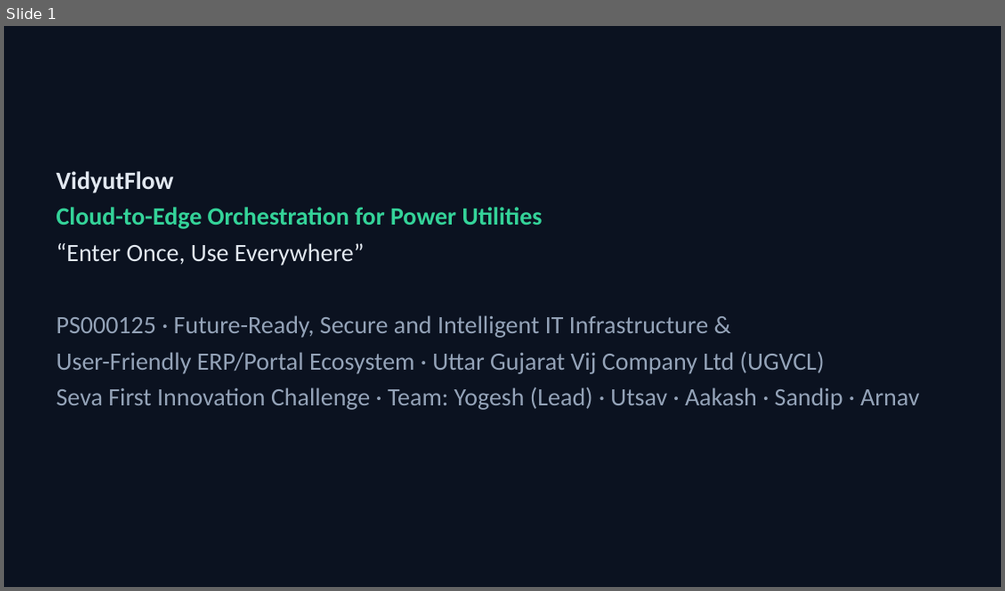
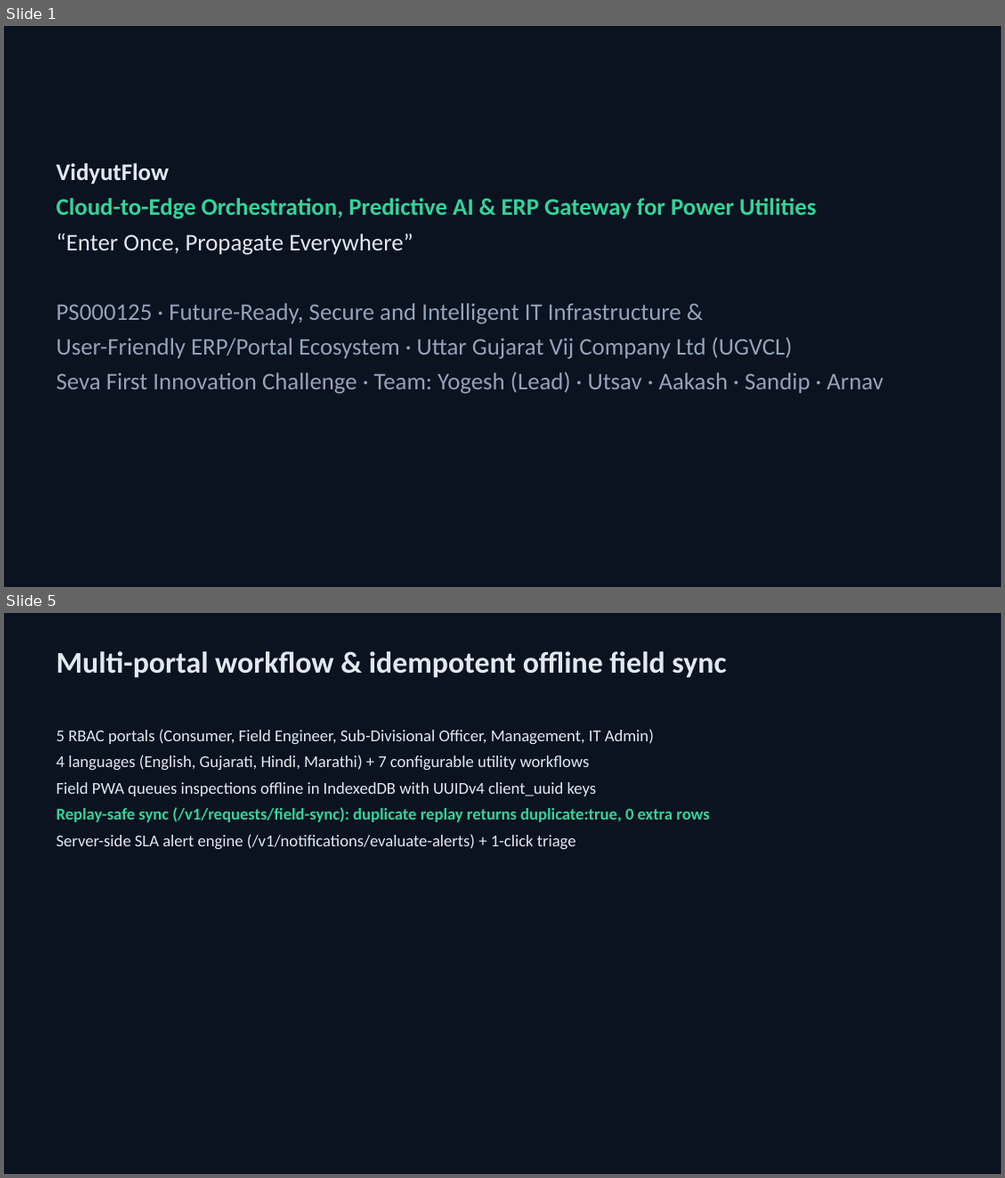
Before and after one commit to Yogeshsingh123-LAB/VidyutFlow, a slide deck: docs/deck/VidyutFlow_PS000125.pptx. Shown one above the other, each under a label of ours: slide 1 before the commit, slides 1 and 5 after it; the slides between them are not shown. The pictures are 1005x591 and 1005x1178 pixels, drawn with LibreOffice and Linux fonts; fonts in the diff are those of the drawing. Boxes give left, top, right and bottom in pixels: in the first picture for what was removed or moved away, otherwise in the second. Text is boxed around its words. In the diff, an @@ line names an element or a change of style, - is before the commit and + after.

```diff
--- a/docs/deck/VidyutFlow_PS000125.pptx
+++ b/docs/deck/VidyutFlow_PS000125.pptx
@@ slide 5 added at <box>4,613,1001,1174</box>, background #0B1220 @@
@@ text added at <box>57,651,726,678</box>, 29 pt, text #E2E8F0, bold @@
+Multi-portal workflow & idempotent offline field sync
@@ text added at <box>57,729,710,849</box>, 16 pt, text #E2E8F0 @@
+5 RBAC portals (Consumer, Field Engineer, Sub-Divisional Officer, Management, IT Admin)
+4 languages (English, Gujarati, Hindi, Marathi) + 7 configurable utility workflows
+Field PWA queues inspections offline in IndexedDB with UUIDv4 client_uuid keys
+Replay-safe sync (/v1/requests/field-sync): duplicate replay returns duplicate:true, 0 extra rows
+Server-side SLA alert engine (/v1/notifications/evaluate-alerts) + 1-click triage
@@ slide 1 changed as well @@
@@ text "VidyutFlow": place and size @@
-text "VidyutFlow" at <box>57,171,919,410</box>
+text "VidyutFlow" at <box>57,163,882,394</box>
@@ text at <box>57,163,882,394</box>: size 24 to 23 pt in "VidyutFlow", "PS000125 · Future-Ready, Secure and Intelligent IT ...", "User-Friendly ERP/Portal Ecosystem · Uttar Gujarat Vij ...", "Seva First Innovation Challenge · Team: Yogesh ..." @@
@@ text at <box>57,198,816,255</box>: text changed; size 24 to 23 pt @@
-Cloud-to-Edge Orchestration for Power Utilities
-“Enter Once, Use Everywhere”
+Cloud-to-Edge Orchestration, Predictive AI & ERP Gateway for Power Utilities
+“Enter Once, Propagate Everywhere”
```
Also in this commit, not shown: 10 other slides added, 11 slides removed, 24 other files.
